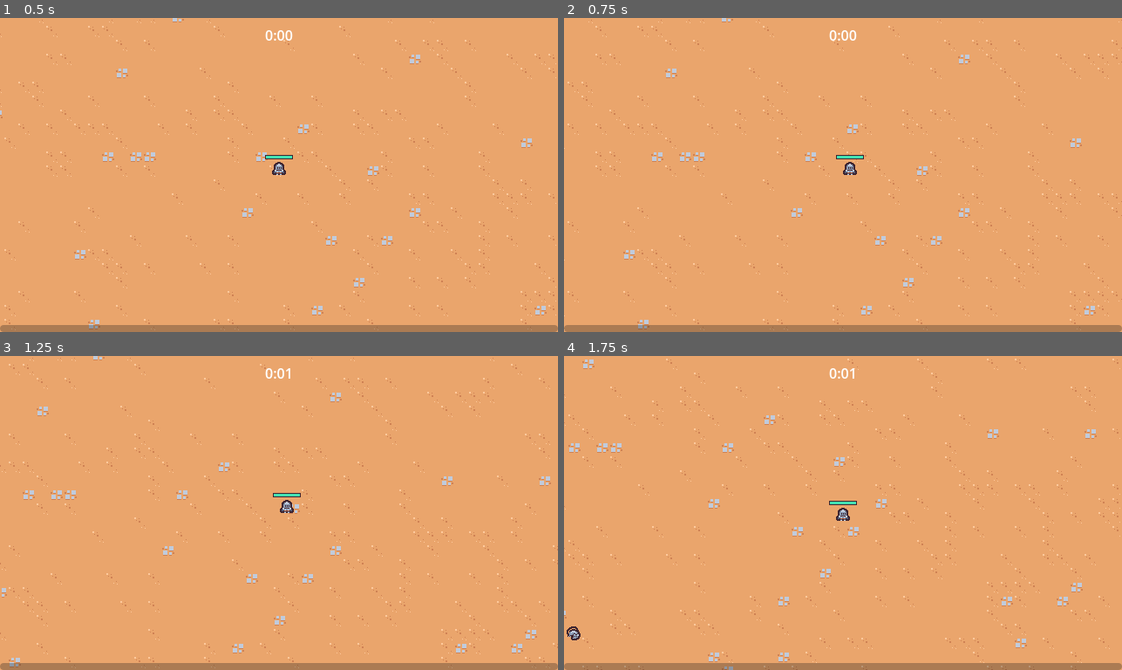
Above: before the commit, frames 1-4 (two rows, left to right).
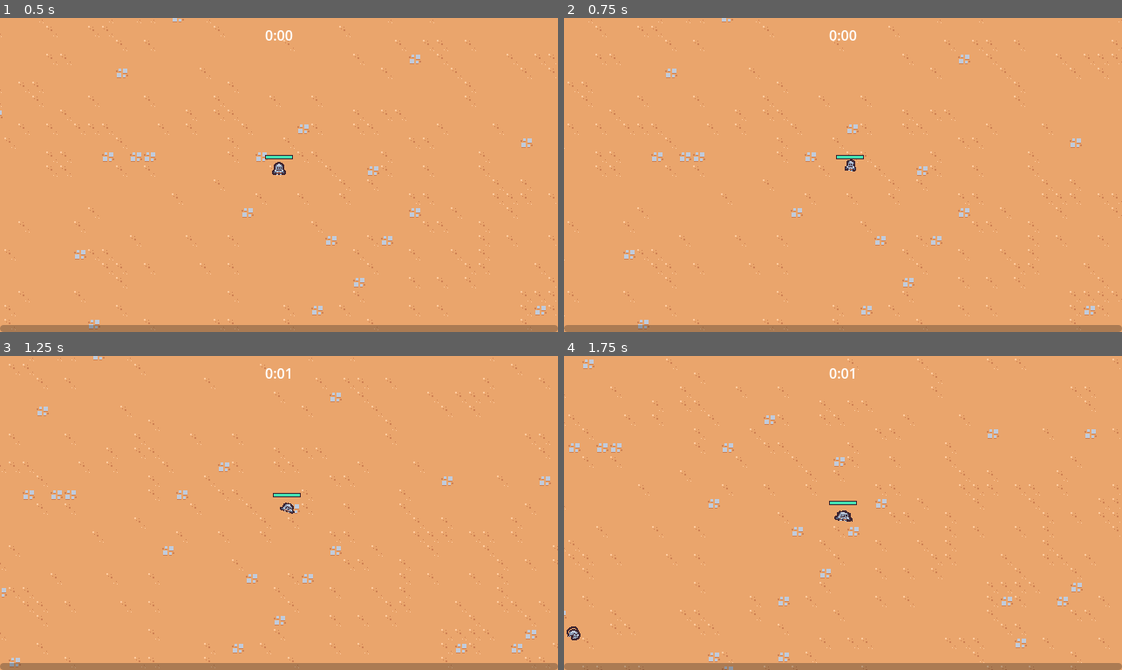
Above: after the commit, the same moments.

Repository: Marllon-Freitas/rogue-like-style-game
Game: Godot game, scene res://scenes/main/main.tscn
Same seed, same stepped clock (60 frames per second), same inputs: the game is played once before the commit and once after it.
Inputs (mouse positions are in pixels of both pictures, inside the frame that each line leads up to):
- Up to frame 1 (0.5 s): no input
- Up to frame 2 (0.75 s): tap Enter at 0.5 s; move the mouse to (965, 159) at 0.52 s; press the mouse at (965, 159) at 0.53 s; hold D (move_right) from 0.53 s (still down)
- Up to frame 3 (1.25 s): keep holding D (move_right)
- Up to frame 4 (1.75 s): move the mouse to (731, 528) at 1.27 s; release D (move_right) at 1.28 s; release the mouse at (731, 528) at 1.28 s; hold S (move_down) from 1.28 s (still down); click (731, 528) at 1.35 s

Frame 1 is identical in both runs. In frame 2, less than 0.1% of the frame differs, in the area x 50-53%, y 45-50%; in frame 3, less than 0.1%; in frame 4, less than 0.1%.

Commit message:
feat: animating the player

Diff:
--- a/scenes/abilities/axe_ability/axe_ability.tscn
+++ b/scenes/abilities/axe_ability/axe_ability.tscn
@@ -3,6 +3,21 @@
 [ext_resource type="Script" path="res://scenes/abilities/axe_ability/axe_ability.gd" id="1_gwkjk"]
 [ext_resource type="Texture2D" uid="uid://igsdrfg8uroj" path="res://scenes/abilities/axe_ability/axe.png" id="1_qgl52"]
 [ext_resource type="Script" path="res://scenes/component/hit_box_component.gd" id="3_3ey6p"]
+
+[sub_resource type="Animation" id="Animation_fp7wc"]
+length = 0.001
+tracks/0/type = "value"
+tracks/0/imported = false
+tracks/0/enabled = true
+tracks/0/path = NodePath("Sprite2D:rotation")
+tracks/0/interp = 1
+tracks/0/loop_wrap = true
+tracks/0/keys = {
+"times": PackedFloat32Array(0),
+"transitions": PackedFloat32Array(1),
+"update": 0,
+"values": [0.0]
+}
 
 [sub_resource type="Animation" id="Animation_hggou"]
 resource_name = "default"
@@ -19,21 +34,6 @@
 "transitions": PackedFloat32Array(1, 1),
 "update": 0,
 "values": [0.0, 6.28319]
-}
-
-[sub_resource type="Animation" id="Animation_fp7wc"]
-length = 0.001
-tracks/0/type = "value"
-tracks/0/imported = false
-tracks/0/enabled = true
-tracks/0/path = NodePath("Sprite2D:rotation")
-tracks/0/interp = 1
-tracks/0/loop_wrap = true
-tracks/0/keys = {
-"times": PackedFloat32Array(0),
-"transitions": PackedFloat32Array(1),
-"update": 0,
-"values": [0.0]
 }
 
 [sub_resource type="AnimationLibrary" id="AnimationLibrary_vcewl"]
--- a/scenes/abilities/axe_ability_controller/axe_ability_controller.tscn
+++ b/scenes/abilities/axe_ability_controller/axe_ability_controller.tscn
@@ -8,5 +8,5 @@
 axe_ability_scene = ExtResource("2_bx3ol")
 
 [node name="Timer" type="Timer" parent="."]
-wait_time = 2.0
+wait_time = 3.5
 autostart = true
--- a/scenes/game_object/player/player.gd
+++ b/scenes/game_object/player/player.gd
@@ -7,6 +7,8 @@
 @onready var health_component = $HealthComponent
 @onready var health_bar = $HealthBar
 @onready var abilities = $Abilities
+@onready var animation_player = $AnimationPlayer
+@onready var visuals = $Visuals
 
 var number_colliding_body: int = 0
 
@@ -26,6 +28,18 @@
 	var taret_velocity = direction * MAX_SPEED
 	velocity = velocity.lerp(taret_velocity, 1 - exp(-delta * ACCELERATION_SMOOTHING))
 	move_and_slide()
+
+	if movement_vector.x != 0 || movement_vector.y != 0:
+		animation_player.play("walk")
+	else:
+		animation_player.play("RESET")
+
+	var move_sign = sign(movement_vector.x)
+	print(move_sign)
+	if move_sign == 0:
+		visuals.scale = Vector2.ONE
+	else:
+		visuals.scale = Vector2(move_sign, 1)
 
 
 func get_movement_vector():
--- a/scenes/game_object/player/player.tscn
+++ b/scenes/game_object/player/player.tscn
@@ -1,9 +1,95 @@
-[gd_scene load_steps=10 format=3 uid="uid://b3hwyhnmr5g2y"]
+[gd_scene load_steps=13 format=3 uid="uid://b3hwyhnmr5g2y"]
 
 [ext_resource type="Texture2D" uid="uid://dbpntmdi4eafk" path="res://scenes/game_object/player/player.png" id="1_byxje"]
 [ext_resource type="Script" path="res://scenes/game_object/player/player.gd" id="1_qku45"]
 [ext_resource type="PackedScene" uid="uid://xq2vjs03pdaj" path="res://scenes/abilities/sword_ability_controller/sword_ability_controller.tscn" id="2_4vin1"]
 [ext_resource type="PackedScene" uid="uid://w76i2sn13qgi" path="res://scenes/component/health_component.tscn" id="2_ha018"]
+
+[sub_resource type="Animation" id="Animation_kit18"]
+resource_name = "walk"
+length = 0.4
+loop_mode = 1
+tracks/0/type = "value"
+tracks/0/imported = false
+tracks/0/enabled = true
+tracks/0/path = NodePath("Visuals/Sprite2D:position")
+tracks/0/interp = 2
+tracks/0/loop_wrap = true
+tracks/0/keys = {
+"times": PackedFloat32Array(0, 0.1, 0.3),
+"transitions": PackedFloat32Array(1, 1, 1),
+"update": 0,
+"values": [Vector2(0, 0), Vector2(0, -5), Vector2(0, 0)]
+}
+tracks/1/type = "value"
+tracks/1/imported = false
+tracks/1/enabled = true
+tracks/1/path = NodePath("Visuals/Sprite2D:rotation")
+tracks/1/interp = 2
+tracks/1/loop_wrap = true
+tracks/1/keys = {
+"times": PackedFloat32Array(0, 0.1, 0.2, 0.4),
+"transitions": PackedFloat32Array(1, 1, 1, 1),
+"update": 0,
+"values": [0.0, -0.261799, 0.261799, 0.0]
+}
+tracks/2/type = "value"
+tracks/2/imported = false
+tracks/2/enabled = true
+tracks/2/path = NodePath("Visuals/Sprite2D:scale")
+tracks/2/interp = 2
+tracks/2/loop_wrap = true
+tracks/2/keys = {
+"times": PackedFloat32Array(0, 0.1, 0.3, 0.4),
+"transitions": PackedFloat32Array(1, 0.7, 1, 1),
+"update": 0,
+"values": [Vector2(1, 1), Vector2(0.8, 1.1), Vector2(1.2, 0.7), Vector2(1.736, 1)]
+}
+
+[sub_resource type="Animation" id="Animation_mu8m8"]
+length = 0.001
+tracks/0/type = "value"
+tracks/0/imported = false
+tracks/0/enabled = true
+tracks/0/path = NodePath("Visuals/Sprite2D:position")
+tracks/0/interp = 1
+tracks/0/loop_wrap = true
+tracks/0/keys = {
+"times": PackedFloat32Array(0),
+"transitions": PackedFloat32Array(1),
+"update": 0,
+"values": [Vector2(0, 0)]
+}
+tracks/1/type = "value"
+tracks/1/imported = false
+tracks/1/enabled = true
+tracks/1/path = NodePath("Visuals/Sprite2D:rotation")
+tracks/1/interp = 1
+tracks/1/loop_wrap = true
+tracks/1/keys = {
+"times": PackedFloat32Array(0),
+"transitions": PackedFloat32Array(1),
+"update": 0,
+"values": [0.0]
+}
+tracks/2/type = "value"
+tracks/2/imported = false
+tracks/2/enabled = true
+tracks/2/path = NodePath("Visuals/Sprite2D:scale")
+tracks/2/interp = 1
+tracks/2/loop_wrap = true
+tracks/2/keys = {
+"times": PackedFloat32Array(0),
+"transitions": PackedFloat32Array(1),
+"update": 0,
+"values": [Vector2(1, 1)]
+}
+
+[sub_resource type="AnimationLibrary" id="AnimationLibrary_ifcr3"]
+_data = {
+"RESET": SubResource("Animation_mu8m8"),
+"walk": SubResource("Animation_kit18")
+}
 
 [sub_resource type="StyleBoxFlat" id="StyleBoxFlat_n1lqo"]
 bg_color = Color(0.247059, 0.14902, 0.192157, 1)
@@ -29,6 +115,11 @@
 collision_layer = 0
 motion_mode = 1
 script = ExtResource("1_qku45")
+
+[node name="AnimationPlayer" type="AnimationPlayer" parent="."]
+libraries = {
+"": SubResource("AnimationLibrary_ifcr3")
+}
 
 [node name="HealthComponent" parent="." instance=ExtResource("2_ha018")]
 
@@ -62,7 +153,9 @@
 position = Vector2(0, -5)
 shape = SubResource("CircleShape2D_80k5f")
 
-[node name="Sprite2D" type="Sprite2D" parent="."]
+[node name="Visuals" type="Node2D" parent="."]
+
+[node name="Sprite2D" type="Sprite2D" parent="Visuals"]
 texture = ExtResource("1_byxje")
 offset = Vector2(0, -8)
 
